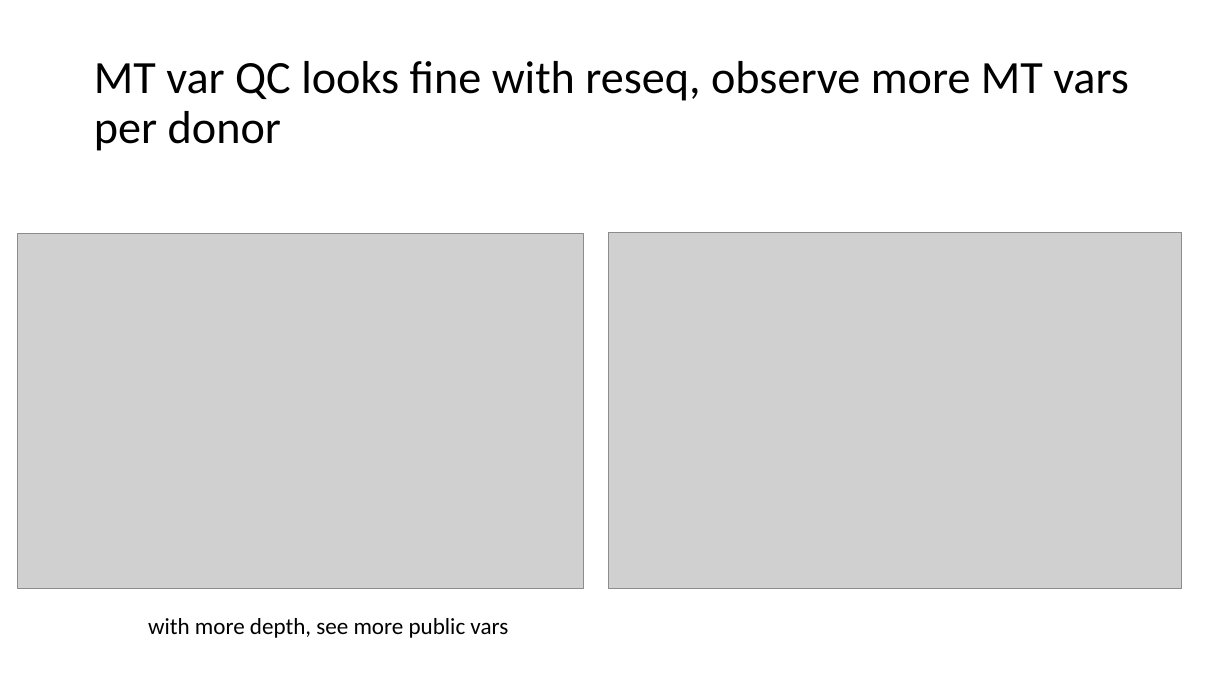
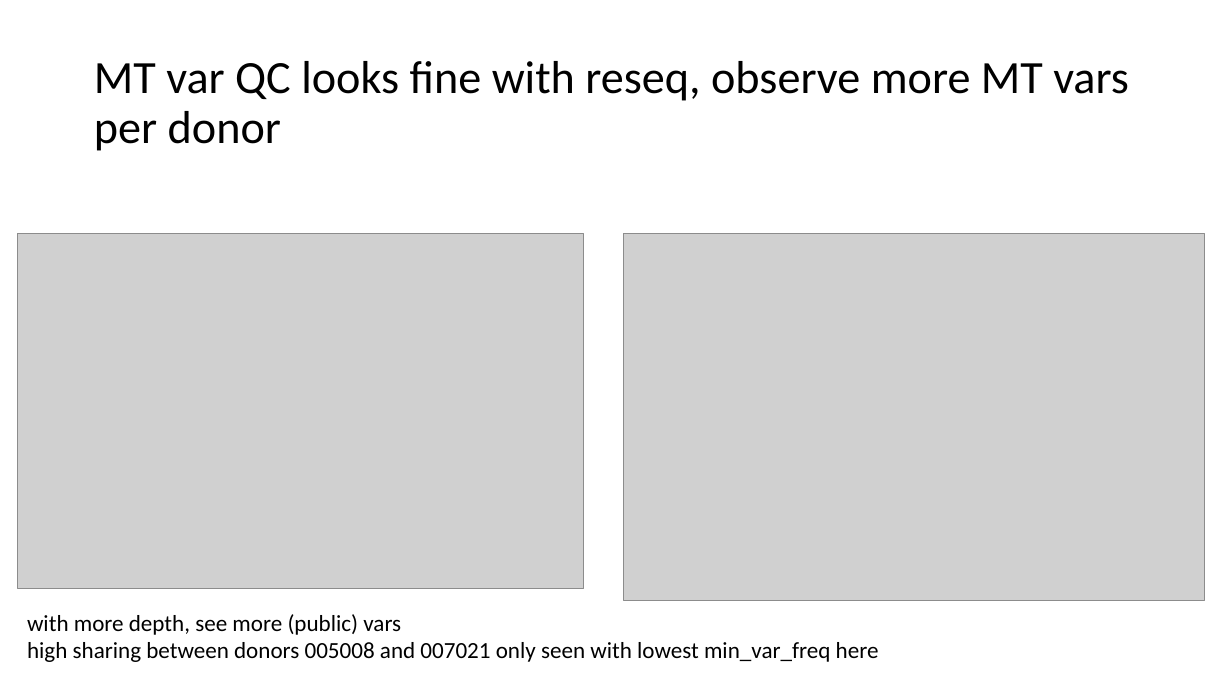
Before and after one commit to tybottorff/bottorffdocs, a slide deck: slide 5 of presentations/weekly_meetings/8_15_24.pptx. Drawn at 1232x693 pixels with LibreOffice and Linux fonts; fonts in the diff are those of the drawing; grey boxes stand for pictures. Boxes give left, top, right and bottom in pixels: in the first picture for what was removed or moved away, otherwise in the second. Text is boxed around its words. In the diff, an @@ line names an element or a change of style, - is before the commit and + after.

```diff
--- a/presentations/weekly_meetings/8_15_24.pptx
+++ b/presentations/weekly_meetings/8_15_24.pptx
@@ picture: place and size @@
-picture at <box>609,233,1182,589</box>
+picture at <box>624,234,1204,602</box>
@@ text at <box>27,614,879,662</box>: text changed @@
-with more depth, see more public vars
+with more depth, see more (public) vars
+high sharing between donors 005008 and 007021 only seen with lowest min_var_freq here
```
Also in this commit, not shown: 6 other slides changed, 3 slides added.
